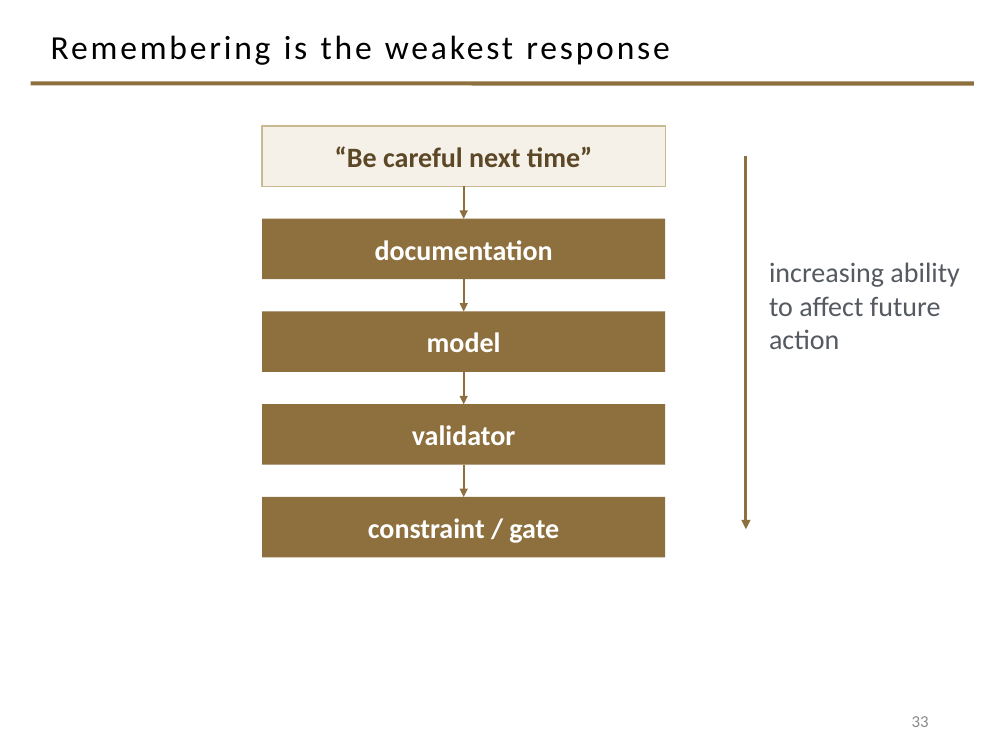
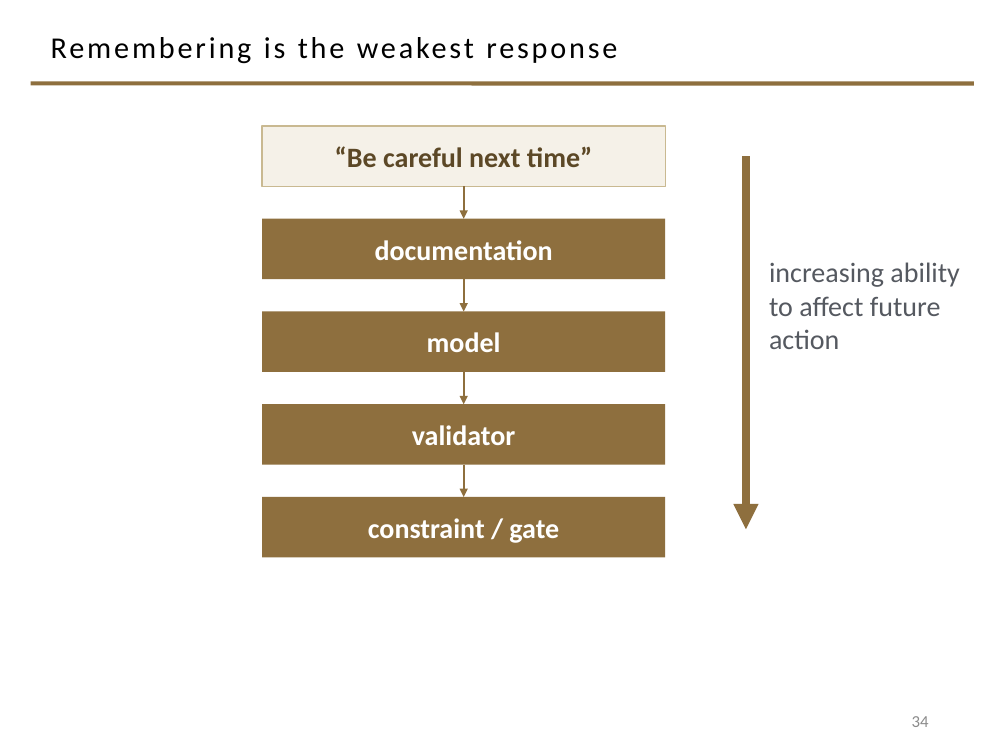
Before and after one commit to davisjam/model-based-agentic-software-engineering, a slide deck: slide 34 of course/lectures/act-2-delegation-and-control/04-failure-aware-engineering/2-4-Failure-Aware-Engineering.pptx (slide 33 before the commit). Drawn at 1008x756 pixels with LibreOffice and Linux fonts; fonts in the diff are those of the drawing; background and template pictures are left out. Boxes give left, top, right and bottom in pixels: in the first picture for what was removed or moved away, otherwise in the second. Text is boxed around its words. In the diff, an @@ line names an element or a change of style, - is before the commit and + after.

```diff
--- a/course/lectures/act-2-delegation-and-control/04-failure-aware-engineering/2-4-Failure-Aware-Engineering.pptx
+++ b/course/lectures/act-2-delegation-and-control/04-failure-aware-engineering/2-4-Failure-Aware-Engineering.pptx
@@ title "Remembering is the weakest response" at bbox=[51, 37, 617, 64]: size 24 to 21.6 pt @@
@@ arrow (746, 156) - (746, 529): stroke #8E6F3E 2.25 pt to #8E6F3E 6 pt @@
@@ page number at bbox=[912, 716, 929, 727]: text changed @@
-33
+34
```
Also in this commit, not shown: 36 other slides changed, 1 slide added.
